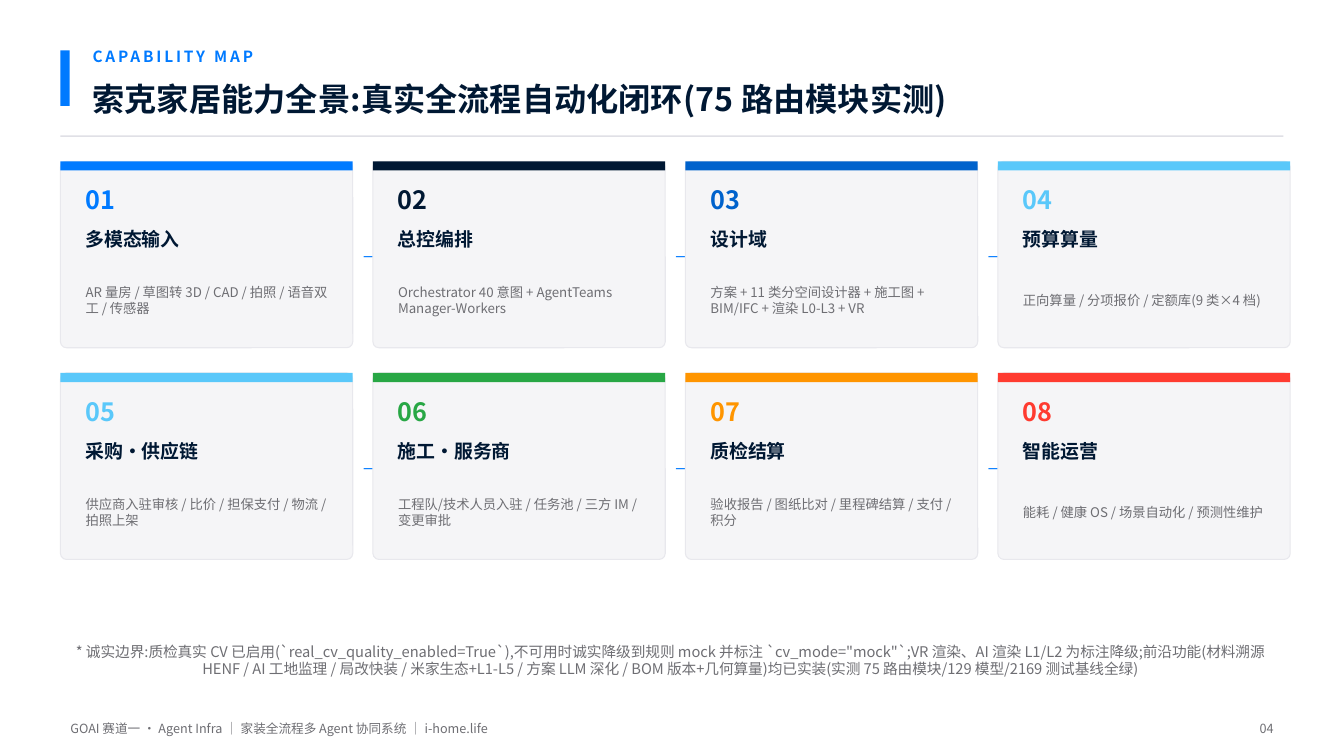
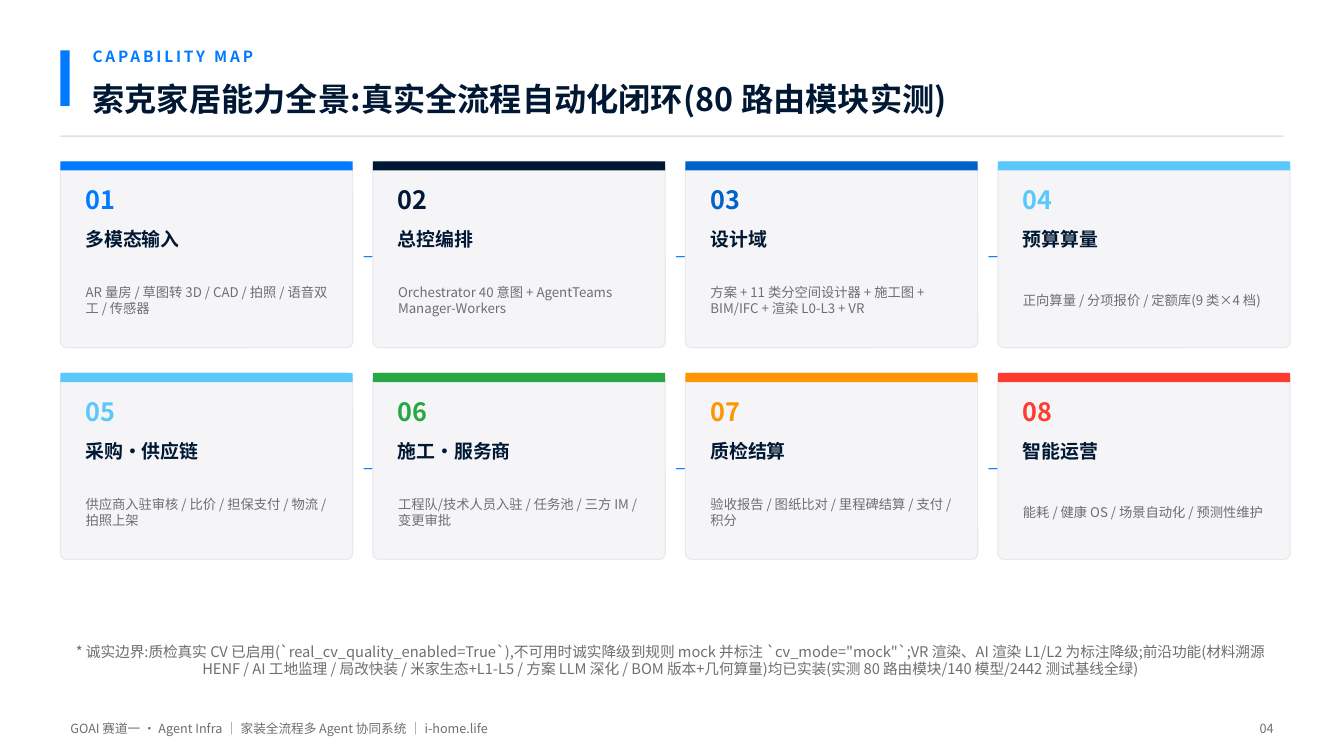
Before and after one commit to SUOKE2024/i-home.life, a slide deck: slide 4 of goai-agent-infra/ppt/GOAI初赛-家装全流程多Agent协同系统.pptx. Drawn at 1344x756 pixels with LibreOffice and Linux fonts; fonts in the diff are those of the drawing. Boxes give left, top, right and bottom in pixels: in the first picture for what was removed or moved away, otherwise in the second. Text is boxed around its words. In the diff, an @@ line names an element or a change of style, - is before the commit and + after.

Commit message:
docs(goai): 参赛材料口径统一——2442 测试基线 / v1.14.1 / 80 路由 + PPT 17 页重渲染
- 简介/论文/提交清单/方案/deck.js：2417→2442 passed（collect 2423→2448，与 scripts/test_baseline.json 2026-08-16 校准一致）
- 当前状态声明 v1.14.0→v1.14.1（特性引入版本表述保留）
- PPT 根目录移入 ppt/，17 页落款页，内部数字经解包校验

```diff
--- a/goai-agent-infra/ppt/GOAI初赛-家装全流程多Agent协同系统.pptx
+++ b/goai-agent-infra/ppt/GOAI初赛-家装全流程多Agent协同系统.pptx
@@ text at (93,83,947,118): text changed @@
-索克家居能力全景:真实全流程自动化闭环(75 路由模块实测)
+索克家居能力全景:真实全流程自动化闭环(80 路由模块实测)
@@ text at (86,644,1265,677): text changed @@
-* 诚实边界:质检真实 CV 已启用(`real_cv_quality_enabled=True`),不可用时诚实降级到规则 mock 并标注 `cv_mode="mock"`;VR 渲染、AI 渲染 L1/L2 为标注降级;前沿功能(材料溯源 HENF / AI 工地监理 / 局改快装 / 米家生态+L1-L5 / 方案 LLM 深化 / BOM 版本+几何算量)均已实装(实测 75 路由模块/129 模型/2169 测试基线全绿)
+* 诚实边界:质检真实 CV 已启用(`real_cv_quality_enabled=True`),不可用时诚实降级到规则 mock 并标注 `cv_mode="mock"`;VR 渲染、AI 渲染 L1/L2 为标注降级;前沿功能(材料溯源 HENF / AI 工地监理 / 局改快装 / 米家生态+L1-L5 / 方案 LLM 深化 / BOM 版本+几何算量)均已实装(实测 80 路由模块/140 模型/2442 测试基线全绿)
```
Also in this commit, not shown: 7 other slides changed, 1 slide added, 6 other files.
